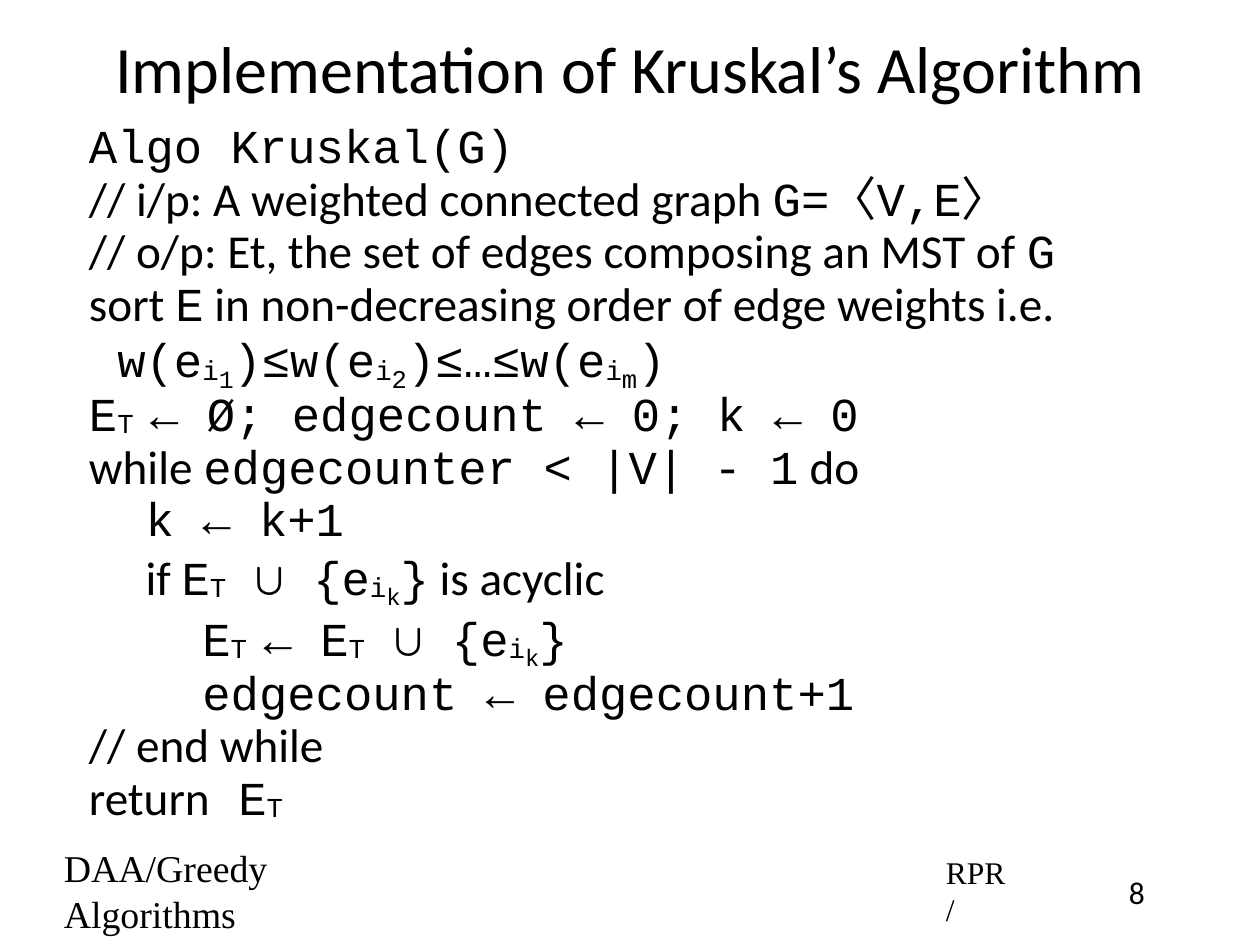
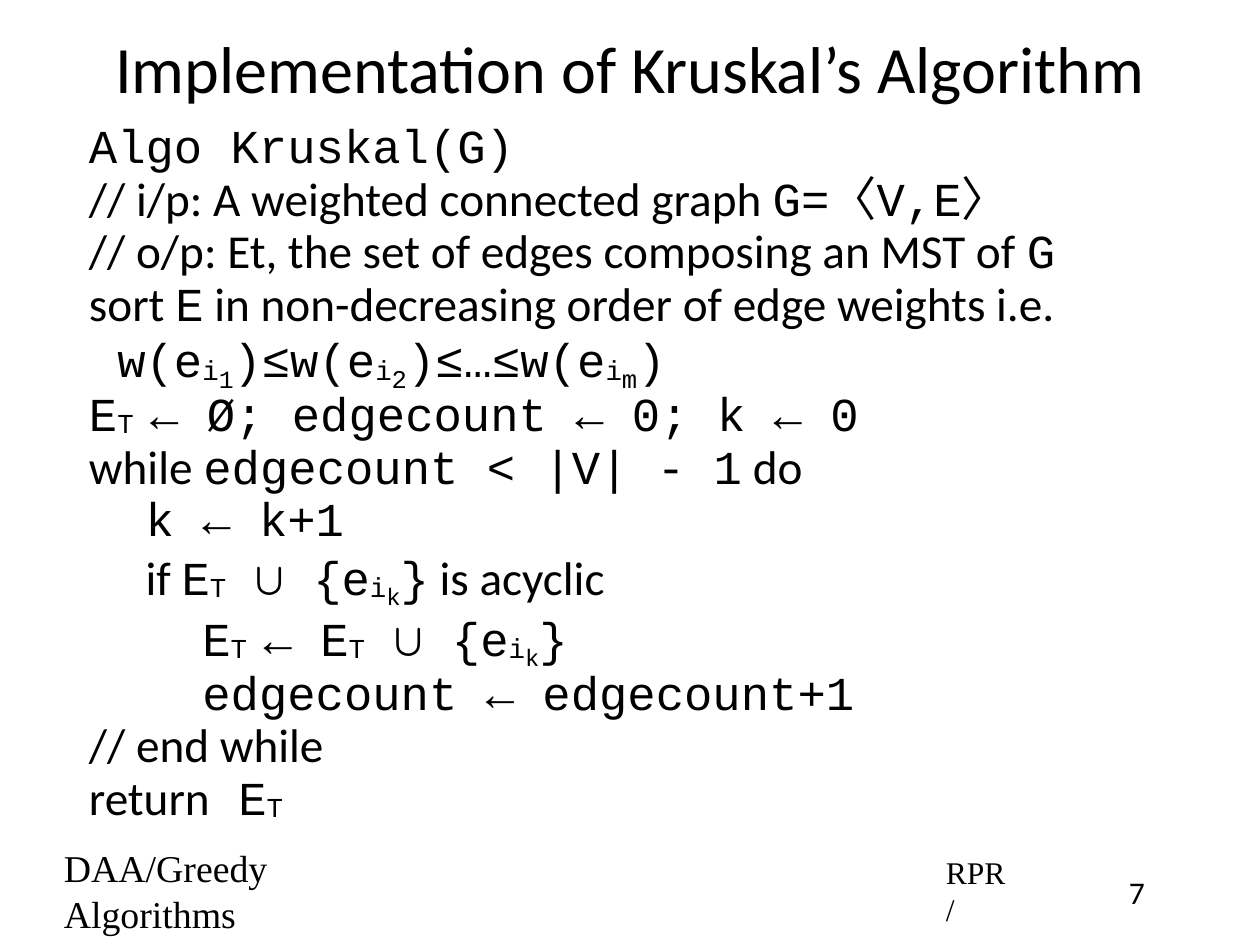
Before and after one commit to rprustagi/2019-17CS43-DAA, a slide deck: slide 7 of Slides-RPR/2019-H1-DAA-L25-Greedy-Algo-MCST-Kruskal.pptx (slide 8 before the commit). Drawn at 1260x945 pixels with LibreOffice and Linux fonts; fonts in the diff are those of the drawing. Boxes give left, top, right and bottom in pixels: in the first picture for what was removed or moved away, otherwise in the second. Text is boxed around its words. In the diff, an @@ line names an element or a change of style, - is before the commit and + after.

```diff
--- a/Slides-RPR/2019-H1-DAA-L25-Greedy-Algo-MCST-Kruskal.pptx
+++ b/Slides-RPR/2019-H1-DAA-L25-Greedy-Algo-MCST-Kruskal.pptx
@@ text at [89, 450, 803, 494]: text changed @@
-while edgecounter < |V| - 1 do
+while edgecount < |V| - 1 do
@@ page number at [1129, 883, 1145, 904]: text changed @@
-8
+7
```
Also in this commit, not shown: 6 other slides changed, 1 slide removed, 2 other files.
